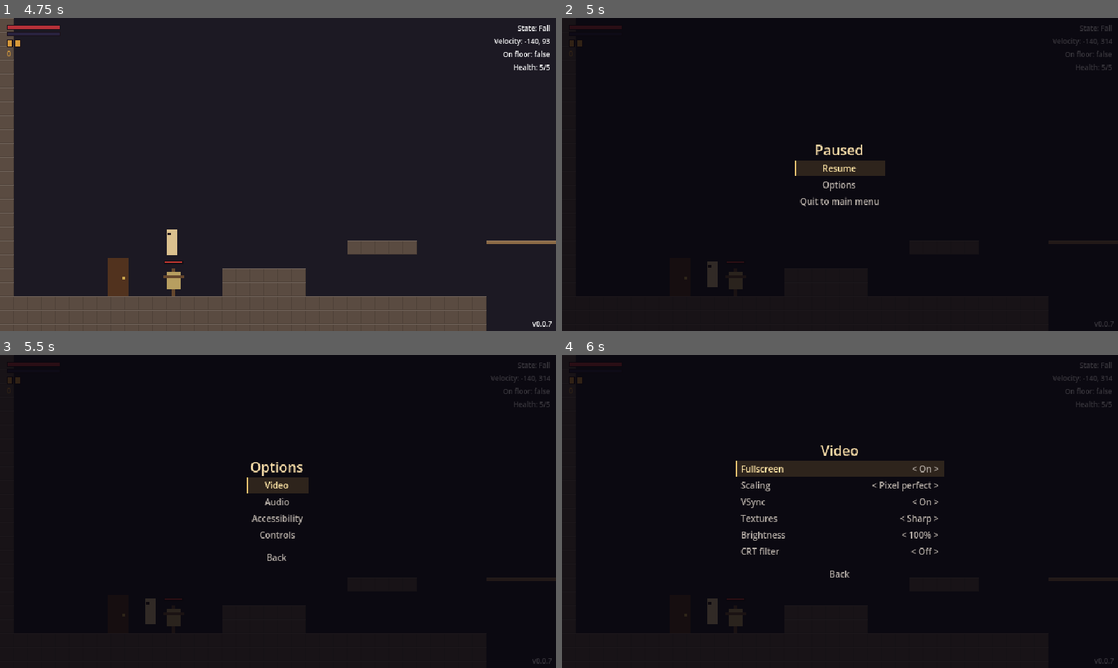
Above: before the commit, frames 1-4 (two rows, left to right).
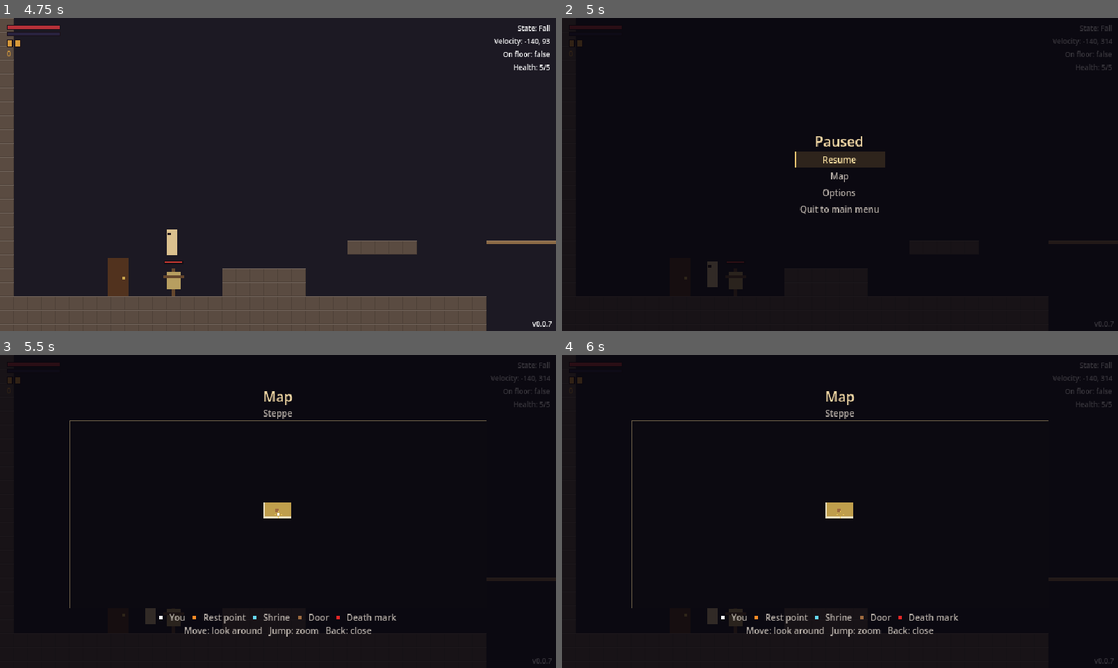
Above: after the commit, the same moments.

Repository: yuriisytnyk1996/The-Last-Sich
Game: Godot game, scene res://ui/menus/main_menu/main_menu.tscn
The game is run twice, just before and just after one commit, with the same random seed, the same clock (stepped at 60 frames per second) and the same inputs.
Inputs (mouse positions are in pixels of both pictures, inside the frame that each line leads up to):
- Up to frame 1 (4.75 s): click "New game" at 0.5 s; tap Enter at 1.25, 4.25 s; move the mouse to (400, 158) at 1.27 s; hold D (move_right) 1.28-2 s; hold Space (jump) 1.28-2 s; click (400, 158) at 1.42 s; drag from (166, 190) to (116, 277) at 2.02 s; tap Space (jump) at 2.75 s; move the mouse to (333, 105) at 2.77 s; hold D (move_right) 2.78-3.5 s; hold Space (jump) 2.78-3.5 s; tap Shift (dash) at 2.85 s; drag from (250, 237) to (172, 284) at 3.52 s; move the mouse to (444, 221) at 4.27 s; hold A (move_left) from 4.28 s (still down); hold Space (jump) from 4.28 s (still down); tap E (interact) at 4.35 s
- Up to frame 2 (5 s): keep holding A (move_left); keep holding Space (jump); tap Escape (pause) at 4.9 s
- Up to frame 3 (5.5 s): release A (move_left) at 5 s; release Space (jump) at 5 s; click "Options" (after the commit: "Map") at 5 s
- Up to frame 4 (6 s): click (840, 486) at 5.75 s, where only the run before the commit has a clickable "Video"

Frame 1 is identical in both runs. In frame 2, 1.6% of the frame differs, in the area x 41-59%, y 37-63%; in frame 3, 2.4%; in frame 4, 4.2%, in the area x 12-88%, y 11-90%.

Commit message:
feat(ui): add a map page to the pause menu
MapScreen shows the revealed cells in zone colours, walls on room edges
with gaps for doors, marks for rest points, shrines, inner doors and
death marks, and the player as a blinking dot. Move pans the view over
the revealed area, jump switches between two zoom levels, and the zone
under the cursor is named.

Diff:
--- a/levels/world.tscn
+++ b/levels/world.tscn
@@ -73,5 +73,6 @@
 mouse_filter = 2
 color = Color(0, 0, 0, 1)
 
-[node name="PauseMenu" type="CanvasLayer" parent="."]
+[node name="PauseMenu" type="CanvasLayer" parent="." node_paths=PackedStringArray("world_map")]
 script = ExtResource("7_pause")
+world_map = NodePath("../WorldMap")
--- /dev/null
+++ b/ui/menus/map/map_cell_painter.gd
@@ -0,0 +1,51 @@
+class_name MapCellPainter
+extends RefCounted
+## Draws one world map cell for `MapView`: the fill, a wall on every side
+## that is a room edge, and a gap in the middle of the wall for a door.
+## Cells of the same room join with no line between them.
+
+
+static func draw_cell(
+	canvas: CanvasItem,
+	rect: Rect2,
+	cell: Vector2i,
+	map_room: MapRoom,
+	owners: Dictionary[Vector2i, MapRoom],
+	fill: Color,
+	wall: Color,
+) -> void:
+	canvas.draw_rect(rect, fill)
+	var thickness := 2.0 if rect.size.x >= 32.0 else 1.0
+	for side in MapRoom.Side.values():
+		if owners.get(cell + MapRoom.SIDE_STEPS[side]) == map_room:
+			continue
+		var strip := _strip(rect, side, thickness)
+		canvas.draw_rect(strip, wall)
+		if map_room.has_door(cell, side):
+			canvas.draw_rect(_gap(strip, side), fill)
+
+
+## The wall along `side` of `rect`, `thickness` px thick.
+static func _strip(rect: Rect2, side: int, thickness: float) -> Rect2:
+	match side:
+		MapRoom.Side.NORTH:
+			return Rect2(rect.position, Vector2(rect.size.x, thickness))
+		MapRoom.Side.SOUTH:
+			return Rect2(rect.position.x, rect.end.y - thickness, rect.size.x, thickness)
+		MapRoom.Side.WEST:
+			return Rect2(rect.position, Vector2(thickness, rect.size.y))
+		_:
+			return Rect2(rect.end.x - thickness, rect.position.y, thickness, rect.size.y)
+
+
+## The middle third of a wall strip.
+static func _gap(strip: Rect2, side: int) -> Rect2:
+	if side == MapRoom.Side.NORTH or side == MapRoom.Side.SOUTH:
+		var third := floorf(strip.size.x / 3.0)
+		return Rect2(
+			strip.position.x + third, strip.position.y, strip.size.x - third * 2.0, strip.size.y
+		)
+	var third_y := floorf(strip.size.y / 3.0)
+	return Rect2(
+		strip.position.x, strip.position.y + third_y, strip.size.x, strip.size.y - third_y * 2.0
+	)
--- /dev/null
+++ b/ui/menus/map/map_screen.gd
@@ -0,0 +1,55 @@
+class_name MapScreen
+extends MenuScreen
+## The pause menu's map page: the zone under the cursor, the `MapView`
+## and a legend. Opened from the pause screen or straight from the
+## `map` action (M / Back).
+
+const VIEW_SIZE := Vector2(480, 216)
+const LEGEND := [
+	["You", MapView.PLAYER_COLOR],
+	["Rest point", MapView.MARK_COLORS[MapRoom.Mark.REST_POINT]],
+	["Shrine", MapView.MARK_COLORS[MapRoom.Mark.SHRINE]],
+	["Door", MapView.MARK_COLORS[MapRoom.Mark.DOOR]],
+	["Death mark", MapView.MARK_COLORS[MapRoom.Mark.DEATH_MARK]],
+]
+
+var _map: WorldMap
+var _zone: Label
+
+
+func _init(map: WorldMap) -> void:
+	_map = map
+
+
+func _build() -> void:
+	add_title("Map")
+	_zone = add_text("")
+	var view := MapView.new()
+	view.custom_minimum_size = VIEW_SIZE
+	view.setup(_map)
+	view.zone_changed.connect(_on_zone_changed)
+	add_child(view)
+	add_gap(2)
+	add_child(_legend())
+	add_text("Move: look around   Jump: zoom   Back: close")
+	_on_zone_changed("")
+
+
+func _legend() -> HBoxContainer:
+	var row := HBoxContainer.new()
+	row.alignment = BoxContainer.ALIGNMENT_CENTER
+	row.add_theme_constant_override("separation", 8)
+	for entry: Array in LEGEND:
+		var swatch := ColorRect.new()
+		swatch.color = entry[1]
+		swatch.custom_minimum_size = Vector2(4, 4)
+		swatch.size_flags_vertical = Control.SIZE_SHRINK_CENTER
+		var label := Label.new()
+		label.text = entry[0]
+		row.add_child(swatch)
+		row.add_child(label)
+	return row
+
+
+func _on_zone_changed(zone: String) -> void:
+	_zone.text = zone if zone != "" else " "
--- /dev/null
+++ b/ui/menus/map/map_view.gd
@@ -0,0 +1,143 @@
+class_name MapView
+extends Control
+## Draws the world map from a `WorldMap`: every revealed cell filled with
+## its zone's colour, walls on room edges with gaps for doors, marks, the
+## player (blinking) and a cursor in the middle. Move pans the view (it
+## stays over revealed cells), jump switches between two zoom levels.
+
+## The zone under the cursor changed ("" over an empty spot).
+signal zone_changed(zone: String)
+
+const ZONE_COLORS := {
+	"Steppe": Color(0.42, 0.36, 0.2),
+	"Caves": Color(0.26, 0.3, 0.38),
+}
+const DEFAULT_ZONE_COLOR := Color(0.35, 0.35, 0.35)
+const BACKGROUND := Color(0.05, 0.04, 0.07)
+const FRAME_COLOR := Color(0.45, 0.4, 0.3)
+const WALL_COLOR := Color(0.92, 0.88, 0.76)
+const PLAYER_CELL_COLOR := Color(0.75, 0.62, 0.3)
+const PLAYER_COLOR := Color(1, 1, 1)
+const CURSOR_COLOR := Color(0.95, 0.8, 0.35)
+const MARK_COLORS := {
+	MapRoom.Mark.REST_POINT: Color(1, 0.55, 0.15),
+	MapRoom.Mark.SHRINE: Color(0.4, 0.85, 0.95),
+	MapRoom.Mark.DOOR: Color(0.62, 0.42, 0.25),
+	MapRoom.Mark.DEATH_MARK: Color(0.9, 0.15, 0.15),
+}
+## One cell on screen (px), per zoom level. Same shape as a map cell.
+const ZOOMS: Array[Vector2] = [Vector2(32, 18), Vector2(16, 9)]
+
+## Panning speed, in cells per second.
+@export var pan_speed := 6.0
+
+## The map cell (not rounded) shown in the middle of the view.
+var center := Vector2.ZERO
+
+var _map: WorldMap
+var _zoom := 0
+## Every cell of every known room -> its room.
+var _owners: Dictionary[Vector2i, MapRoom] = {}
+var _death_cells: Array[Vector2i] = []
+var _player := Vector2.ZERO
+var _limits := Rect2()
+var _blink := 0.0
+var _zone := ""
+
+
+func setup(map: WorldMap) -> void:
+	_map = map
+	for map_room: MapRoom in map.rooms.values():
+		for x in map_room.rect.size.x:
+			for y in map_room.rect.size.y:
+				_owners[map_room.rect.position + Vector2i(x, y)] = map_room
+	_death_cells = map.death_mark_cells()
+	_player = map.player_position()
+	center = _player
+	_limits = Rect2(_player, Vector2.ZERO)
+	for cell in map.revealed:
+		_limits = _limits.merge(Rect2(Vector2(cell), Vector2.ONE))
+
+
+func _ready() -> void:
+	focus_mode = Control.FOCUS_ALL
+	clip_contents = true
+
+
+func _process(delta: float) -> void:
+	var move := Input.get_vector(&"move_left", &"move_right", &"move_up", &"move_down")
+	move += Input.get_vector(&"ui_left", &"ui_right", &"ui_up", &"ui_down")
+	center += move.limit_length(1.0) * pan_speed * delta
+	center = center.clamp(_limits.position, _limits.end)
+	_blink = fmod(_blink + delta, 1.0)
+	_update_zone()
+	queue_redraw()
+
+
+func _gui_input(event: InputEvent) -> void:
+	if event.is_action_pressed(&"jump"):
+		_zoom = (_zoom + 1) % ZOOMS.size()
+		accept_event()
+
+
+func _draw() -> void:
+	draw_rect(Rect2(Vector2.ZERO, size), BACKGROUND)
+	var player_cell := Vector2i(_player.floor())
+	for cell in _map.revealed:
+		var map_room: MapRoom = _owners.get(cell)
+		if map_room:
+			var fill := PLAYER_CELL_COLOR if cell == player_cell else _zone_color(map_room.zone)
+			MapCellPainter.draw_cell(
+				self, _cell_rect(cell), cell, map_room, _owners, fill, WALL_COLOR
+			)
+	for cell in _map.revealed:
+		var map_room: MapRoom = _owners.get(cell)
+		if map_room:
+			_draw_marks(cell, map_room.marks.get(cell, []))
+	for cell in _death_cells:
+		_draw_marks(cell, [MapRoom.Mark.DEATH_MARK])
+	if _blink < 0.6:
+		var dot := _to_screen(_player).floor() - Vector2.ONE
+		draw_rect(Rect2(dot, Vector2(3, 3)), PLAYER_COLOR)
+	_draw_cursor()
+	draw_rect(Rect2(Vector2.ZERO, size), FRAME_COLOR, false, 1.0)
+
+
+func _draw_marks(cell: Vector2i, marks: Array) -> void:
+	var rect := _cell_rect(cell)
+	var side := 4.0 if _zoom == 0 else 2.0
+	var start := (
+		rect.get_center() - Vector2(side * 1.5 * (marks.size() - 1) * 0.5 + side * 0.5, side * 0.5)
+	)
+	for i in marks.size():
+		var spot := (start + Vector2(i * side * 1.5, 0)).floor()
+		draw_rect(Rect2(spot, Vector2(side, side)), MARK_COLORS[marks[i]])
+
+
+func _draw_cursor() -> void:
+	var mid := (size * 0.5).floor()
+	for step: Vector2 in [Vector2.UP, Vector2.DOWN, Vector2.LEFT, Vector2.RIGHT]:
+		draw_rect(Rect2(mid + step * 3.0, Vector2.ONE), CURSOR_COLOR)
+		draw_rect(Rect2(mid + step * 4.0, Vector2.ONE), CURSOR_COLOR)
+
+
+func _update_zone() -> void:
+	var cell := Vector2i(center.floor())
+	var zone := ""
+	if _map.revealed.has(cell) and _owners.has(cell):
+		zone = _owners[cell].zone
+	if zone != _zone:
+		_zone = zone
+		zone_changed.emit(zone)
+
+
+func _cell_rect(cell: Vector2i) -> Rect2:
+	return Rect2(_to_screen(Vector2(cell)), ZOOMS[_zoom])
+
+
+func _to_screen(map_position: Vector2) -> Vector2:
+	return ((map_position - center) * ZOOMS[_zoom] + size * 0.5).round()
+
+
+func _zone_color(zone: String) -> Color:
+	return ZONE_COLORS.get(zone, DEFAULT_ZONE_COLOR)
--- a/ui/menus/menu.gd
+++ b/ui/menus/menu.gd
@@ -39,6 +39,11 @@
 
 func is_open() -> bool:
 	return not _stack.is_empty()
+
+
+## The screen on top, or null when closed.
+func top_screen() -> MenuScreen:
+	return null if _stack.is_empty() else _stack.back()
 
 
 func push(screen: MenuScreen) -> void:
--- a/ui/menus/pause/pause_menu.gd
+++ b/ui/menus/pause/pause_menu.gd
@@ -1,15 +1,23 @@
 class_name PauseMenu
 extends PausingMenu
 ## The in-game pause menu. `World` opens it on "pause" (Escape / Start).
-## "pause" again closes it from any screen.
+## "pause" again closes it from any screen. `World` also opens it straight
+## on the map page on "map" (M / Back), and "map" closes that page again.
+
+@export var world_map: WorldMap
 
 
 func open() -> void:
-	open_screen(PauseScreen.new())
+	open_screen(PauseScreen.new(world_map))
+
+
+func open_map() -> void:
+	open_screen(MapScreen.new(world_map))
 
 
 func _unhandled_input(event: InputEvent) -> void:
-	if is_open() and event.is_action_pressed("pause"):
+	var map_pressed := event.is_action_pressed("map") and top_screen() is MapScreen
+	if is_open() and (event.is_action_pressed("pause") or map_pressed):
 		close()
 		get_viewport().set_input_as_handled()
 		return
--- a/ui/menus/pause/pause_screen.gd
+++ b/ui/menus/pause/pause_screen.gd
@@ -4,10 +4,17 @@
 
 const MAIN_MENU := "res://ui/menus/main_menu/main_menu.tscn"
 
+var _map: WorldMap
+
+
+func _init(map: WorldMap) -> void:
+	_map = map
+
 
 func _build() -> void:
 	add_title("Paused")
 	add_button("Resume", go_back)
+	add_button("Map", func() -> void: menu.push(MapScreen.new(_map)))
 	add_button("Options", func() -> void: menu.push(OptionsScreen.new()))
 	add_button("Quit to main menu", _confirm_quit)
 
Not shown, added: ui/menus/map/map_cell_painter.gd.uid
Not shown, added: ui/menus/map/map_screen.gd.uid
Not shown, added: ui/menus/map/map_view.gd.uid
Not shown, changed: docs/guide/project-structure.md
Not shown, changed: docs/roadmap.md
Not shown, changed: docs/systems/menus.md
